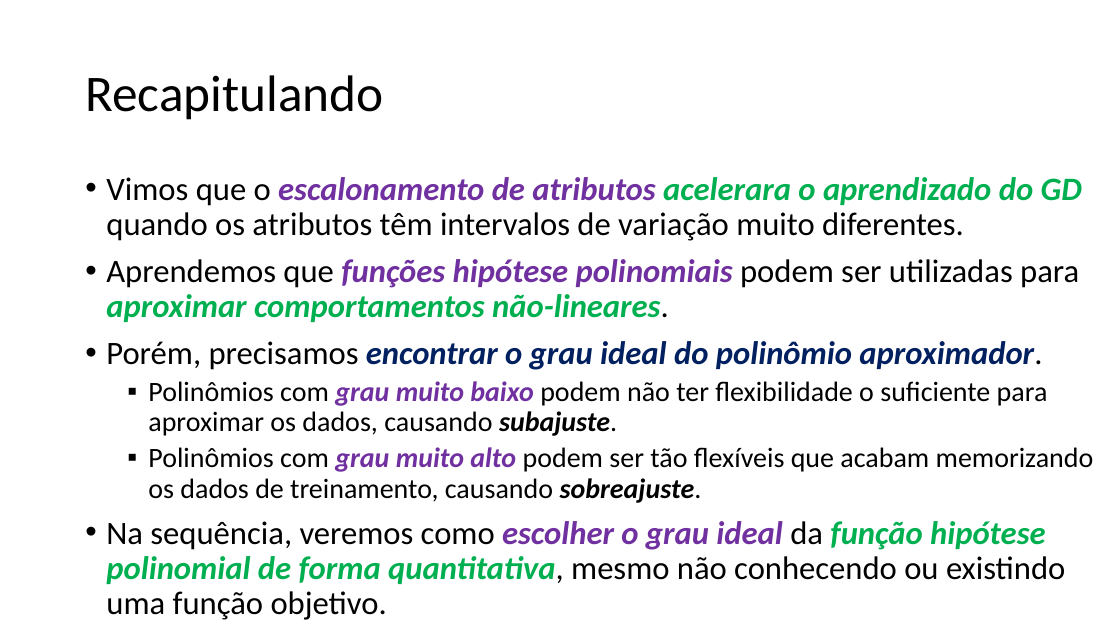
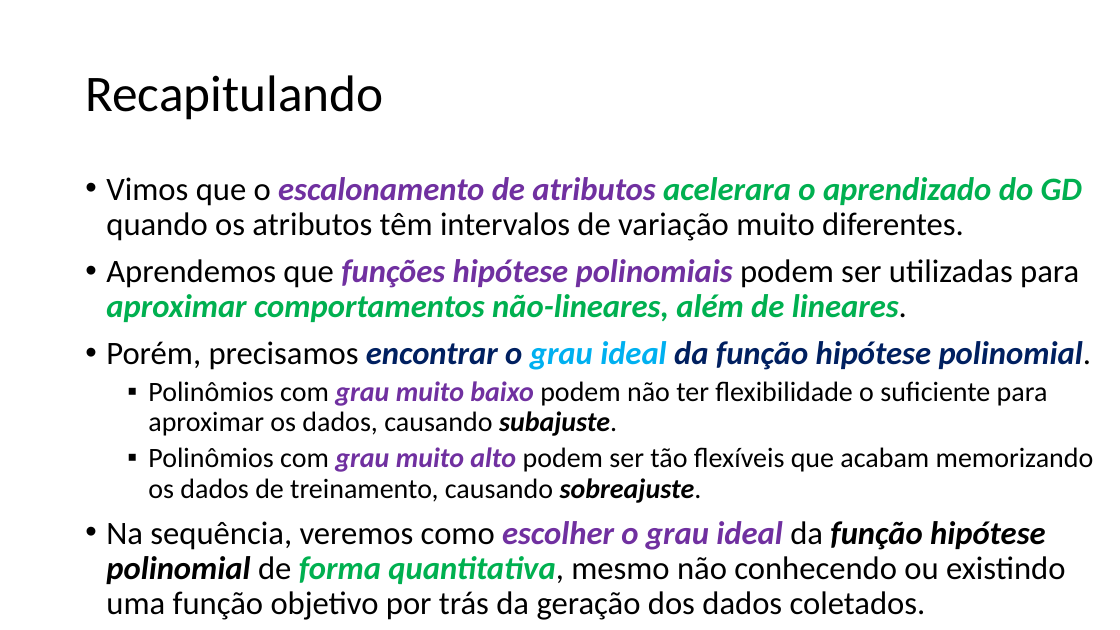
Before and after one commit to zz4fap/t319_aprendizado_de_maquina, a slide deck: slide 2 of slides/T319_Regressão_Linear (Parte V).pptx. Drawn at 1120x630 pixels with LibreOffice and Linux fonts; fonts in the diff are those of the drawing. Boxes give left, top, right and bottom in pixels: in the first picture for what was removed or moved away, otherwise in the second. Text is boxed around its words. In the diff, an @@ line names an element or a change of style, - is before the commit and + after.

Commit message:
update of slides

```diff
--- a/slides/T319_Regressão_Linear (Parte V).pptx
+++ b/slides/T319_Regressão_Linear (Parte V).pptx
@@ text at [106,259,1092,370]: text changed @@
-• Aprendemos que funções hipótese polinomiais podem ser utilizadas para aproximar comportamentos não-lineares.
-• Porém, precisamos encontrar o grau ideal do polinômio aproximador.
+• Aprendemos que funções hipótese polinomiais podem ser utilizadas para aproximar comportamentos não-lineares, além de lineares.
+• Porém, precisamos encontrar o grau ideal da função hipótese polinomial.
@@ text at [106,521,1065,620]: text changed @@
-• Na sequência, veremos como escolher o grau ideal da função hipótese polinomial de forma quantitativa, mesmo não conhecendo ou existindo uma função objetivo.
+• Na sequência, veremos como escolher o grau ideal da função hipótese polinomial de forma quantitativa, mesmo não conhecendo ou existindo uma função objetivo por trás da geração dos dados coletados.
```
Also in this commit, not shown: 10 other slides changed, 1 other file.
